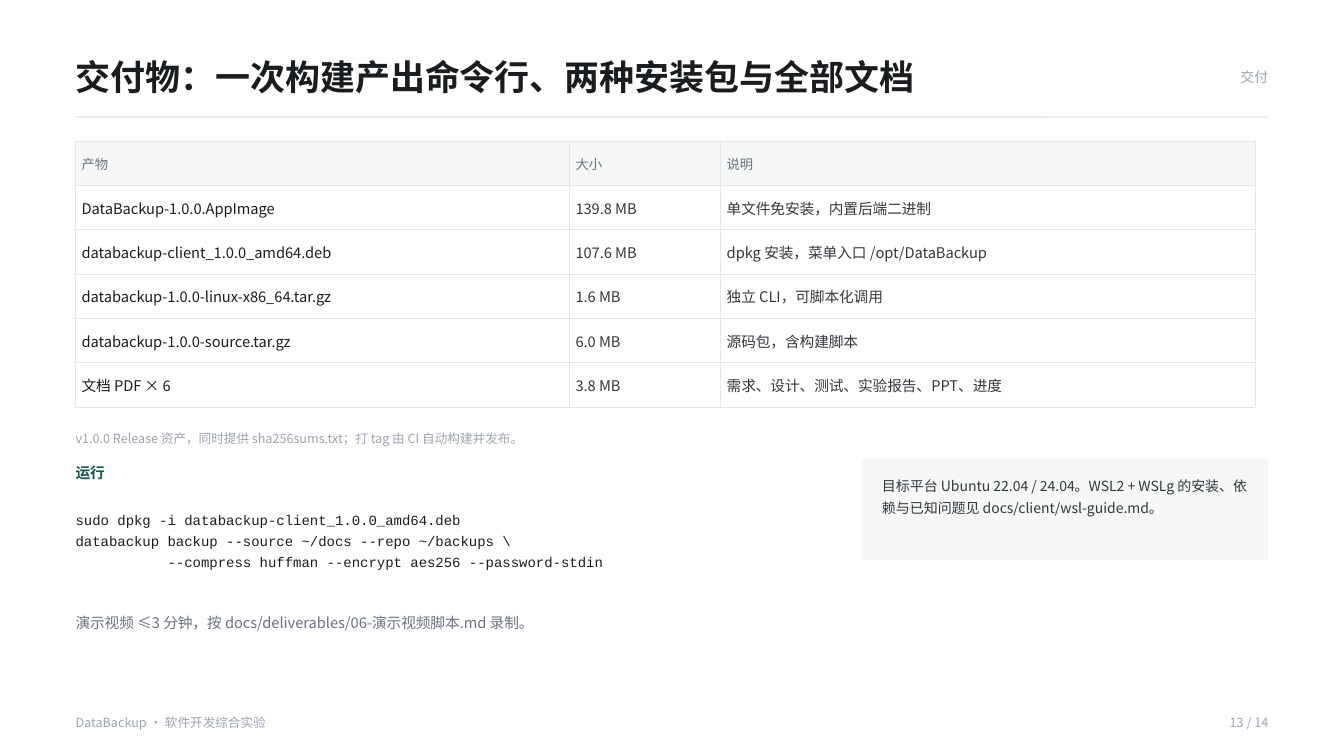
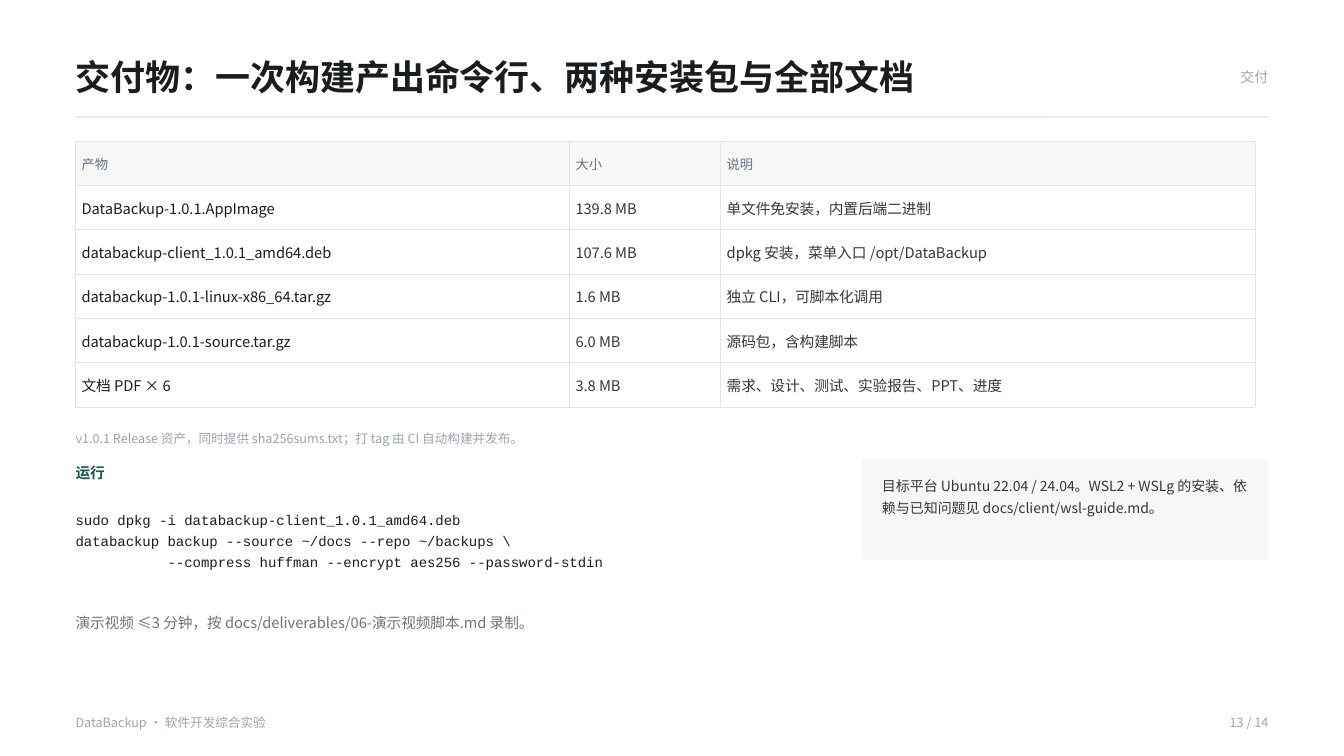
Before and after one commit to Piaoxuemoli/software-class-qoobeewang, a slide deck: slide 13 of docs/ppt/答辩PPT.pptx. Drawn at 1344x756 pixels with LibreOffice and Linux fonts; fonts in the diff are those of the drawing. Boxes give left, top, right and bottom in pixels: in the first picture for what was removed or moved away, otherwise in the second. Text is boxed around its words. In the diff, an @@ line names an element or a change of style, - is before the commit and + after.

Commit message:
chore(release): 发布 v1.0.1
修复界面样式缺失；截图基线改为自动审计；版本号升到 1.0.1 并重出基线/截图/PPT/PDF。

```diff
--- a/docs/ppt/答辩PPT.pptx
+++ b/docs/ppt/答辩PPT.pptx
@@ table at (76,141,1255,397) @@
-row 2, column 1: DataBackup-1.0.0.AppImage
+row 2, column 1: DataBackup-1.0.1.AppImage
-row 3, column 1: databackup-client_1.0.0_amd64.deb
+row 3, column 1: databackup-client_1.0.1_amd64.deb
-row 4, column 1: databackup-1.0.0-linux-x86_64.tar.gz
+row 4, column 1: databackup-1.0.1-linux-x86_64.tar.gz
-row 5, column 1: databackup-1.0.0-source.tar.gz
+row 5, column 1: databackup-1.0.1-source.tar.gz
@@ text at (76,432,523,446): text changed @@
-v1.0.0 Release 资产，同时提供 sha256sums.txt；打 tag 由 CI 自动构建并发布。
+v1.0.1 Release 资产，同时提供 sha256sums.txt；打 tag 由 CI 自动构建并发布。
@@ text at (76,515,460,528): text changed @@
-sudo dpkg -i databackup-client_1.0.0_amd64.deb
+sudo dpkg -i databackup-client_1.0.1_amd64.deb
```
Also in this commit, not shown: 1 other slide changed, 35 other files.
